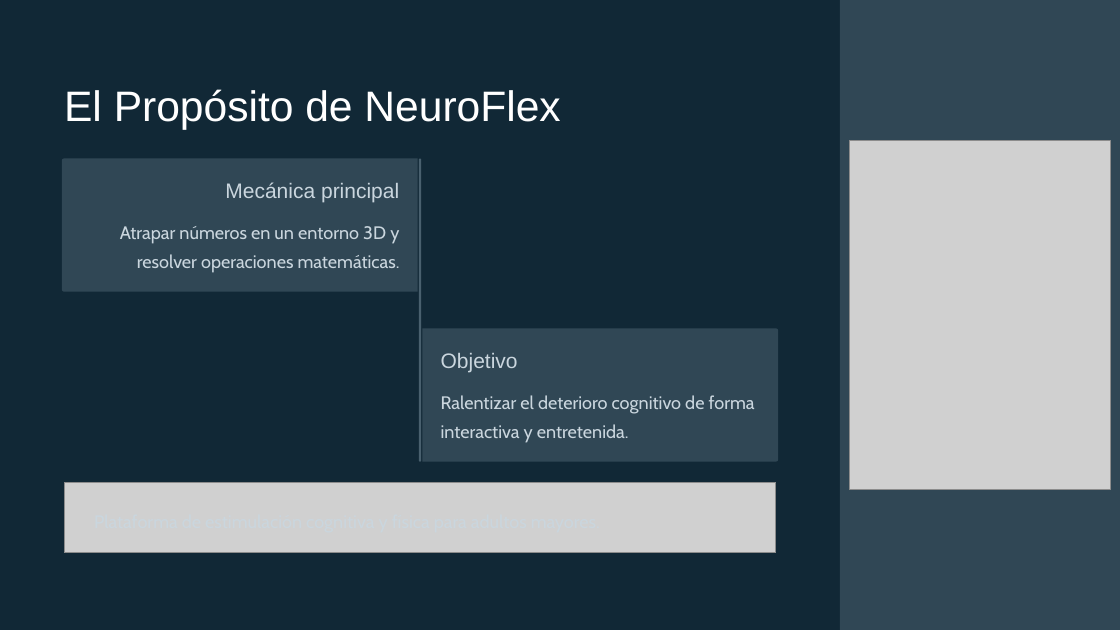
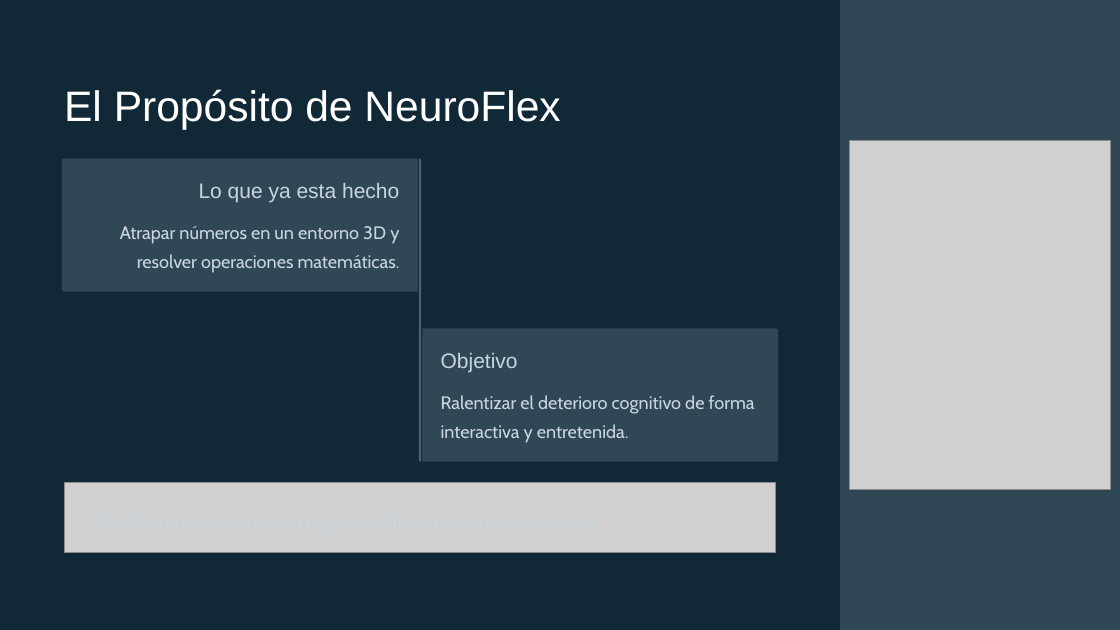
Before and after one commit to AlexArmijoAcevedo/Capstone_NeuroFlex, a slide deck: slide 2 of Fase 1/Evidencias Grupales/Presentacion Proyecto.pptx. Drawn at 1120x630 pixels with LibreOffice and Linux fonts; fonts in the diff are those of the drawing; grey boxes stand for pictures; background and template pictures are left out; a plain dark background stands for a picture behind light text. Boxes give left, top, right and bottom in pixels: in the first picture for what was removed or moved away, otherwise in the second. Text is boxed around its words. In the diff, an @@ line names an element or a change of style, - is before the commit and + after.

```diff
--- a/Fase 1/Evidencias Grupales/Presentacion Proyecto.pptx
+++ b/Fase 1/Evidencias Grupales/Presentacion Proyecto.pptx
@@ text at (199,183,399,203): text changed @@
-Mecánica principal
+Lo que ya esta hecho
```
Also in this commit, not shown: 4 other slides changed, 2 slides added, 1 other file.
